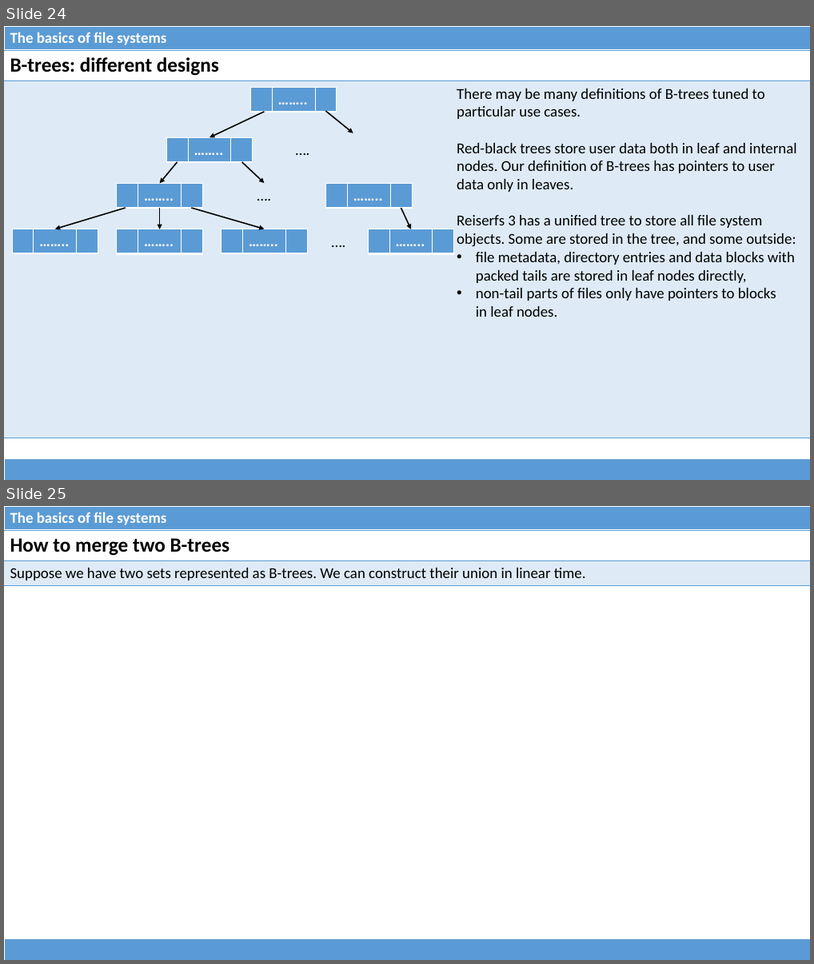
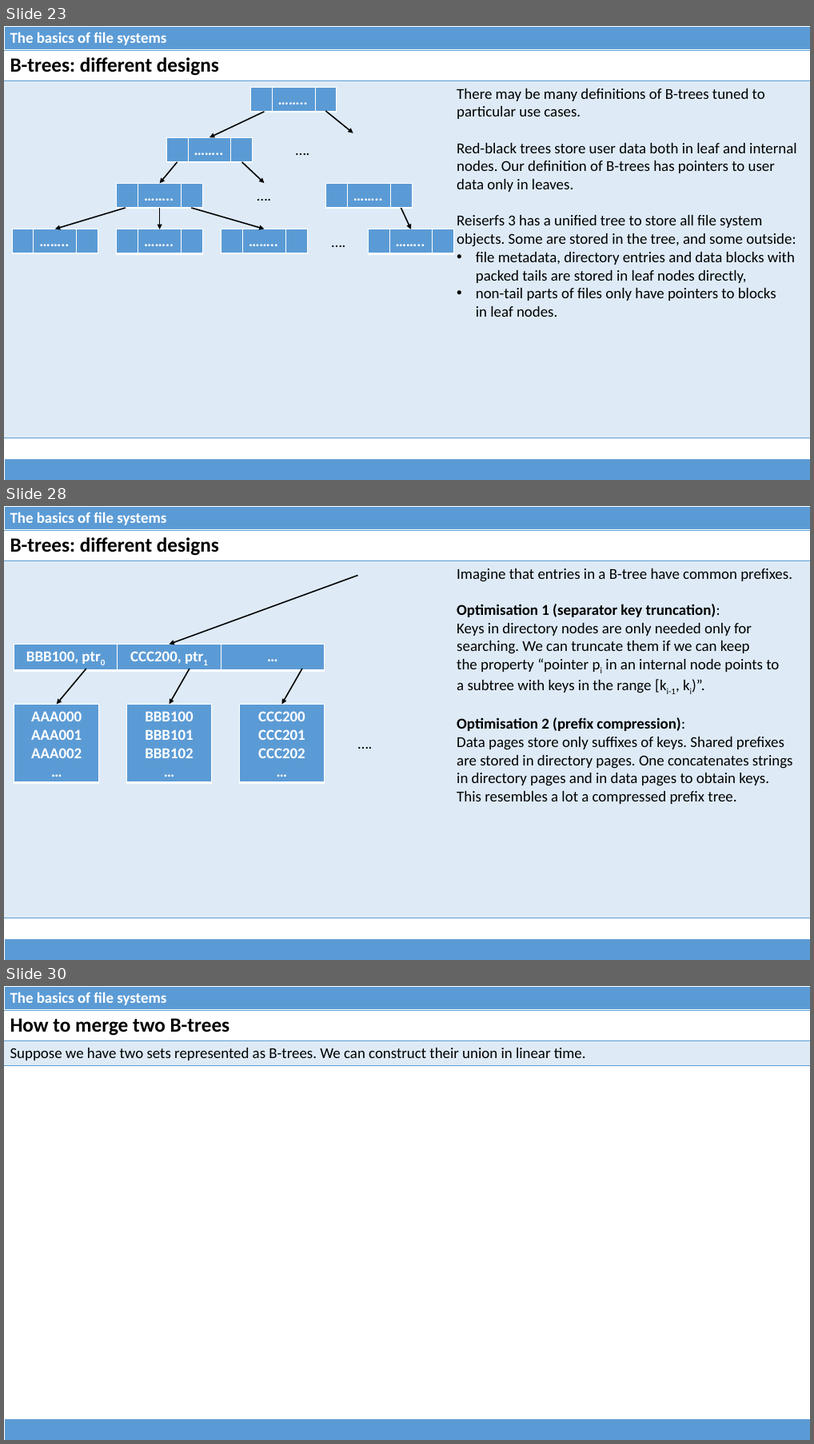
Before and after one commit to dominiquelefevre/filesystems-101-jb, a slide deck: talks/src/class05.pptx. Shown one above the other, each under a label of ours: slides 24 and 25 before the commit, slides 23, 28 and 30 after it; the slides between them are not shown. The pictures are 814x964 and 814x1444 pixels, drawn with LibreOffice and Linux fonts; fonts in the diff are those of the drawing. Boxes give left, top, right and bottom in pixels: in the first picture for what was removed or moved away, otherwise in the second. Text is boxed around its words. In the diff, an @@ line names an element or a change of style, - is before the commit and + after.

Commit message:
class05: add slides about prefix compression and separator keys compression.
Also, fix some typos.

```diff
--- a/talks/src/class05.pptx
+++ b/talks/src/class05.pptx
@@ slide 28 added at (4,506,810,960), background #FFFFFF @@
@@ table added at (4,506,810,530), 1 rows, 1 columns @@
+The basics of file systems
@@ table added at (4,530,810,912), 2 rows, 1 columns @@
+B-trees: different designs
+
@@ arrow added from (358, 575) to (169, 644), #000000 1.5 pt @@
@@ text added at (457,568,794,804), 18 pt, text #000000 @@
+Imagine that entries in a B-tree have common prefixes.
+Optimisation 1 (separator key truncation):
+Keys in directory nodes are only needed only for
+searching. We can truncate them if we can keep
+the property “pointer pi in an internal node points to
+a subtree with keys in the range [ki-1, ki)”.
+Optimisation 2 (prefix compression):
+Data pages store only suffixes of keys. Shared prefixes
+are stored in directory pages. One concatenates strings
+in directory pages and in data pages to obtain keys.
+This resembles a lot a compressed prefix tree.
@@ table added at (14,644,325,668), 1 rows, 3 columns @@
+BBB100, ptr0 | CCC200, ptr1 | …
@@ arrow added from (86, 668) to (57, 704), #000000 1.5 pt @@
@@ arrow added from (190, 668) to (169, 704), #000000 1.5 pt @@
@@ arrow added from (302, 668) to (282, 704), #000000 1.5 pt @@
@@ table added at (14,704,99,783), 1 rows, 1 columns @@
+AAA000 / AAA001 / AAA002 / …
@@ table added at (127,704,212,783), 1 rows, 1 columns @@
+BBB100 / BBB101 / BBB102 / …
@@ table added at (239,704,325,783), 1 rows, 1 columns @@
+CCC200 / CCC201 / CCC202 / …
@@ text added at (353,731,379,756), 18 pt, text #000000 @@
+….
@@ table added at (4,938,810,960), 1 rows, 1 columns @@
+
@@ what was slide 24 is now slide 23 @@
@@ what was slide 25 is now slide 30 @@
```
Also in this commit, not shown: 9 slides changed, 5 other slides added, 1 slide removed, 1 other file.
